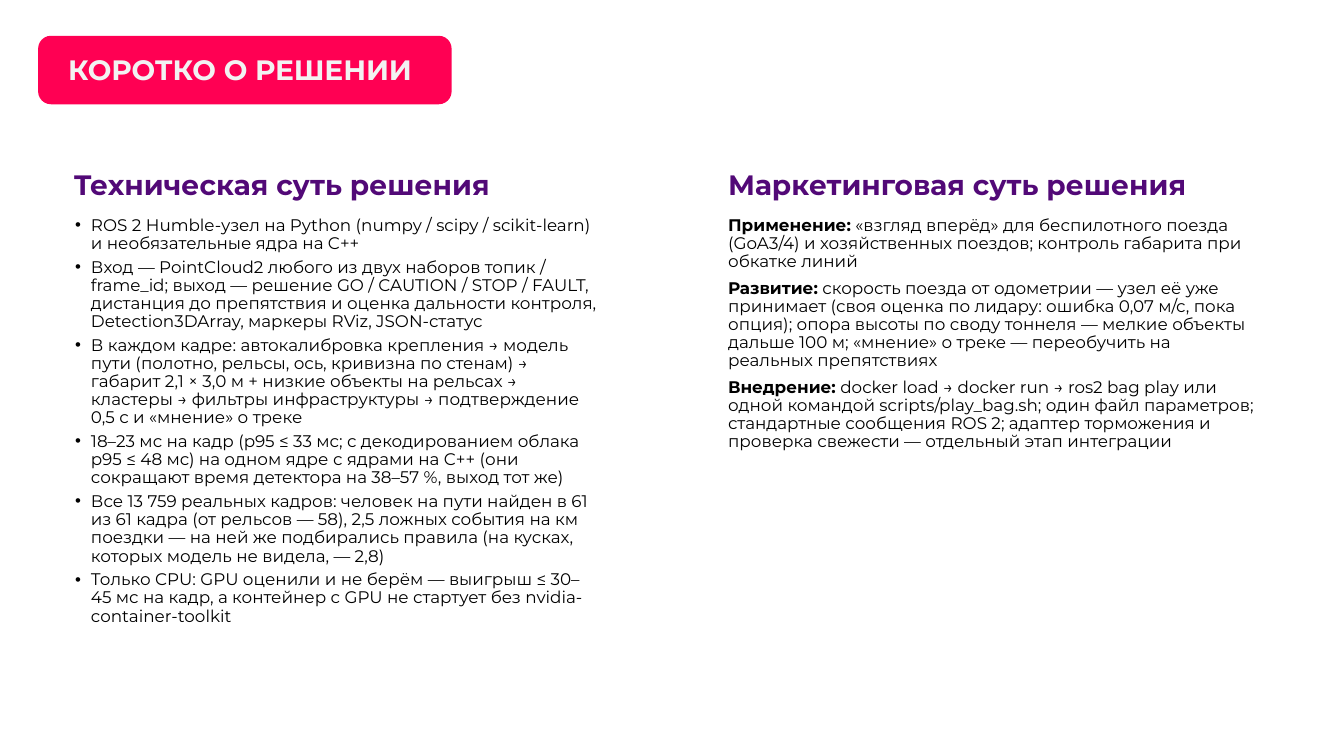
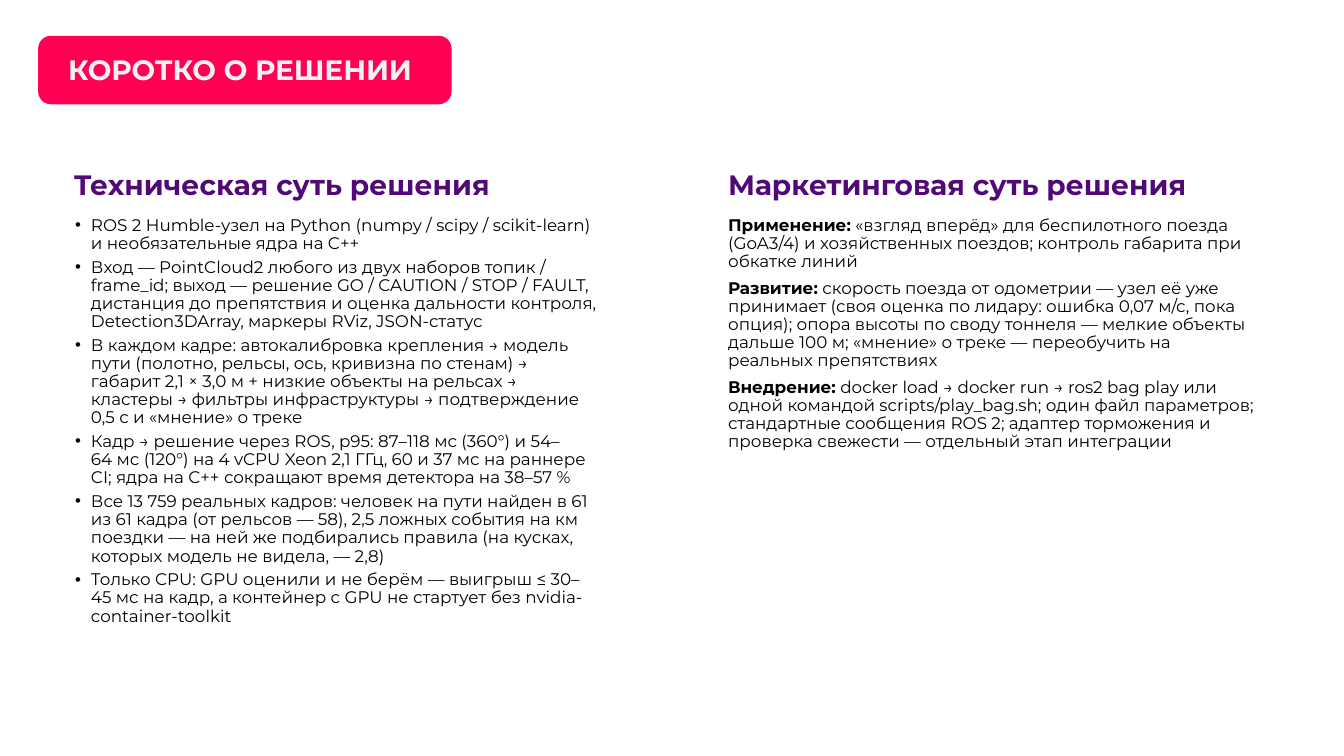
Before and after one commit to pmixay/ReSense, a slide deck: slide 5 of docs/presentation/ReSense_LCT2026.pptx. Drawn at 1344x756 pixels with LibreOffice and Linux fonts; fonts in the diff are those of the drawing; background and template pictures are left out. Boxes give left, top, right and bottom in pixels: in the first picture for what was removed or moved away, otherwise in the second. Text is boxed around its words. In the diff, an @@ line names an element or a change of style, - is before the commit and + after.

```diff
--- a/docs/presentation/ReSense_LCT2026.pptx
+++ b/docs/presentation/ReSense_LCT2026.pptx
@@ text at <box>91,434,586,487</box>: text changed @@
-• 18–23 мс на кадр (p95 ≤ 33 мс; с декодированием облака p95 ≤ 48 мс) на одном ядре с ядрами на C++ (они сокращают время детектора на 38–57 %, выход тот же)
+• Кадр → решение через ROS, p95: 87–118 мс (360°) и 54–64 мс (120°) на 4 vCPU Xeon 2,1 ГГц, 60 и 37 мс на раннере CI; ядра на C++ сокращают время детектора на 38–57 %
```
Also in this commit, not shown: 8 other slides changed, 18 other files.
